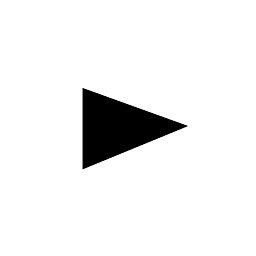
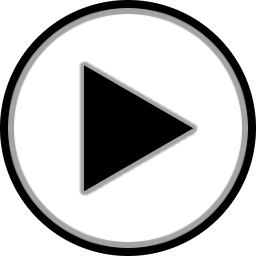
The second 256×256 image is a revision of the first. Changes to its layers:
removed layer "Background" over [0, 0, 256, 256]
added layer "Base" above "Base #1" over [83, 65, 194, 192]
added layer "Base #1" above "Pasted Layer #3" over [79, 61, 198, 196]
added layer "Pasted Layer #3" above "Pasted Layer #2" over [14, 14, 242, 242]
added layer "Pasted Layer #2" above "Pasted Layer #1" over [8, 8, 248, 248]
added layer "Pasted Layer #1" over [0, 0, 256, 256]
